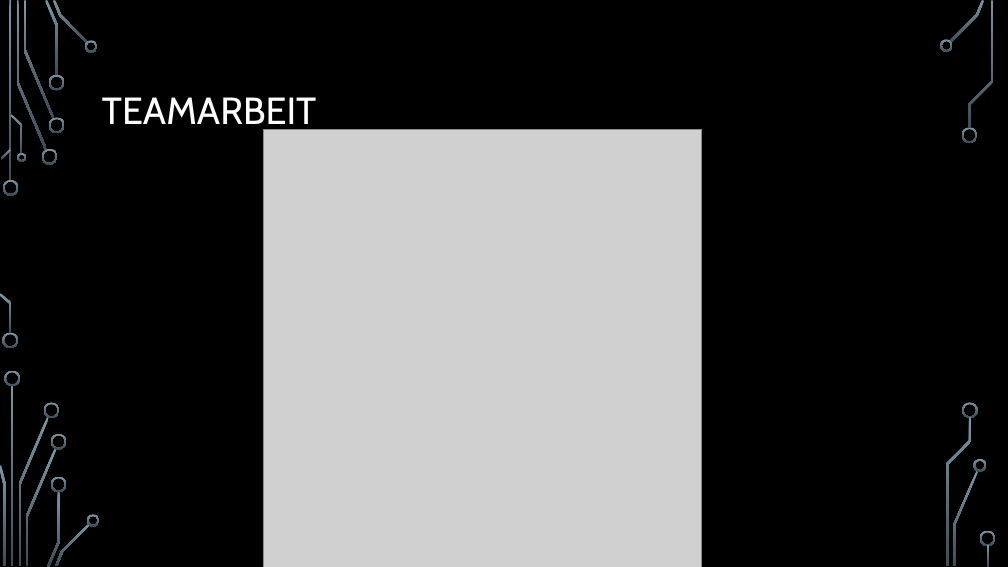
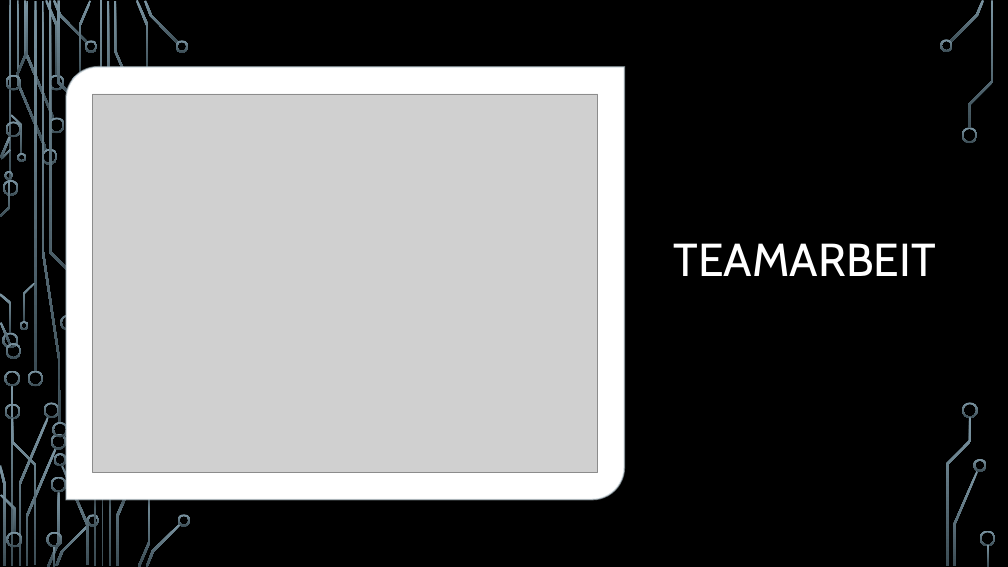
Before and after one commit to GianLuca3000/Projekt-Snake, a slide deck: slide 12 of Projekt m419.pptx (slide 13 before the commit). Drawn at 1008x567 pixels with LibreOffice and Linux fonts; fonts in the diff are those of the drawing; grey boxes stand for pictures; background and template pictures are left out. Boxes give left, top, right and bottom in pixels: in the first picture for what was removed or moved away, otherwise in the second. Text is boxed around its words. In the diff, an @@ line names an element or a change of style, - is before the commit and + after.

```diff
--- a/Projekt m419.pptx
+++ b/Projekt m419.pptx
@@ round diag rect added at (66,67,624,499), fill #FFFFFF, outline #B0C0C8 1.5 pt @@
@@ picture: place and size @@
-picture at (264,129,702,567)
+picture at (92,94,597,473)
@@ title "TEAMARBEIT": place and size @@
-title "TEAMARBEIT" at (102,97,316,133)
+title "TEAMARBEIT" at (674,243,936,276)
@@ title "TEAMARBEIT" at (674,243,936,276): size 36 to 44 pt; vertical alignment middle to bottom @@
@@ group added at (0,0,191,567): 43 freeform shapes, 4 rectangles @@
```
Also in this commit, not shown: 10 other slides changed, 1 slide added, 2 slides removed.
